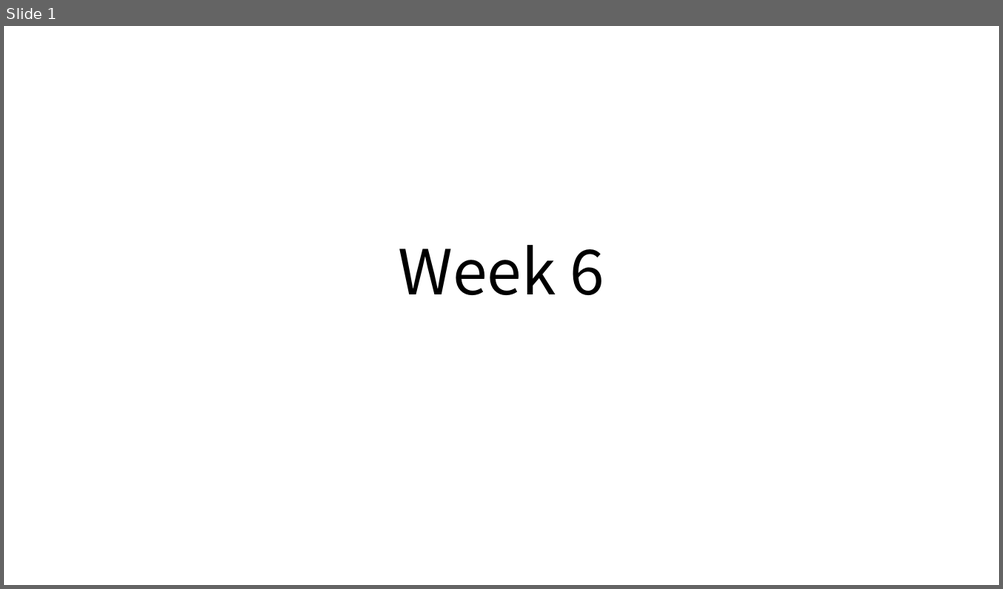
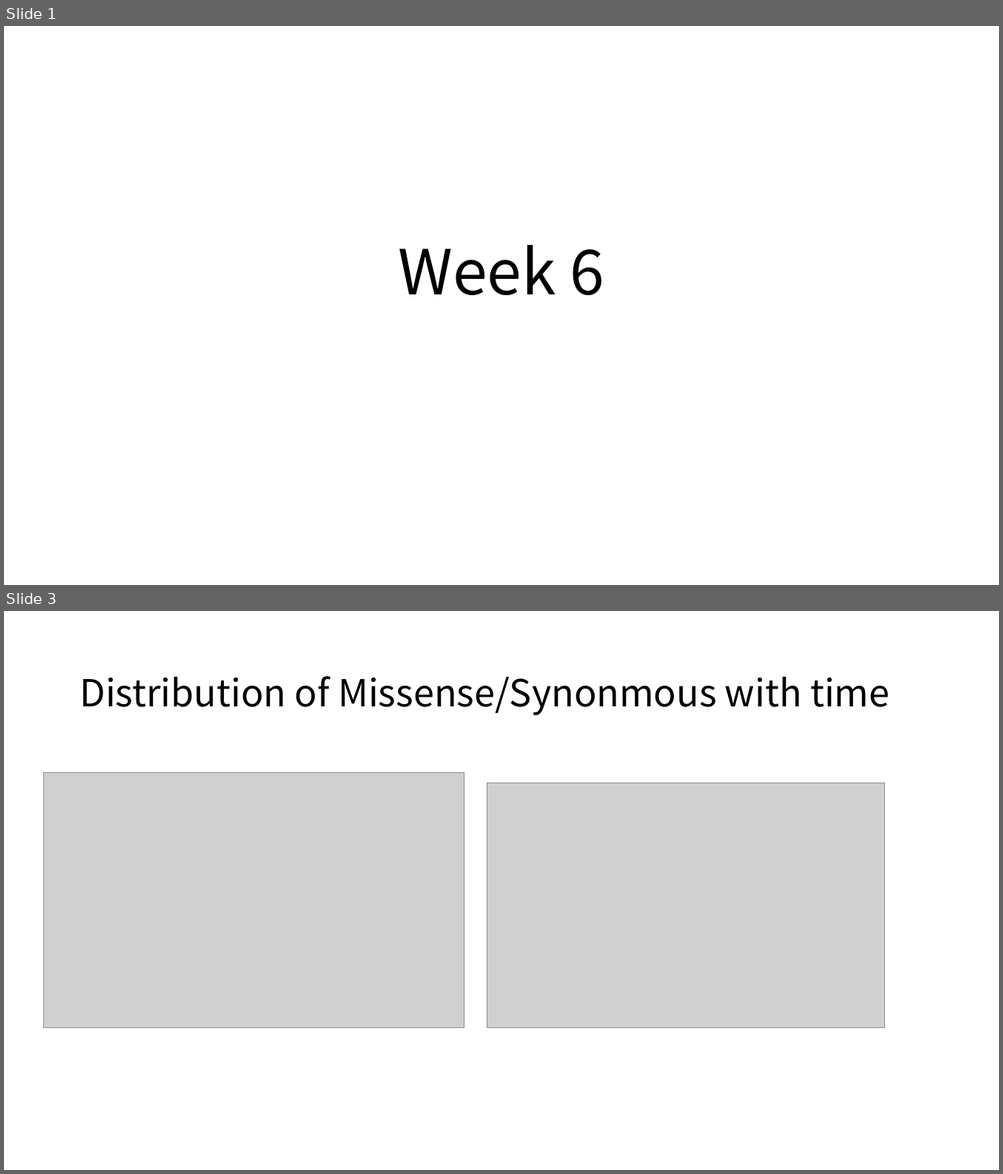
Before and after one commit to KirakiraZLY/Variants-and-mutation-rate-in-SARS-Cov2, a slide deck: DiaryLog/Daily_Week6.pptx. Shown one above the other, each under a label of ours: slide 1 before the commit, slides 1 and 3 after it; the slides between them are not shown. The pictures are 1003x589 and 1003x1174 pixels, drawn with LibreOffice and Linux fonts; fonts in the diff are those of the drawing; grey boxes stand for pictures. Boxes give left, top, right and bottom in pixels: in the first picture for what was removed or moved away, otherwise in the second. Text is boxed around its words. In the diff, an @@ line names an element or a change of style, - is before the commit and + after.

```diff
--- a/DiaryLog/Daily_Week6.pptx
+++ b/DiaryLog/Daily_Week6.pptx
@@ slide 3 added at (4, 611, 999, 1170), background #FFFFFF @@
@@ title added at (79, 676, 889, 715), 36 pt, text #000000 @@
+Distribution of Missense/Synonmous with time
@@ picture added at (44, 773, 464, 1028) @@
@@ picture added at (486, 783, 885, 1028) @@
```
Also in this commit, not shown: 1 slide changed, 4 other slides added, 3 other files.
